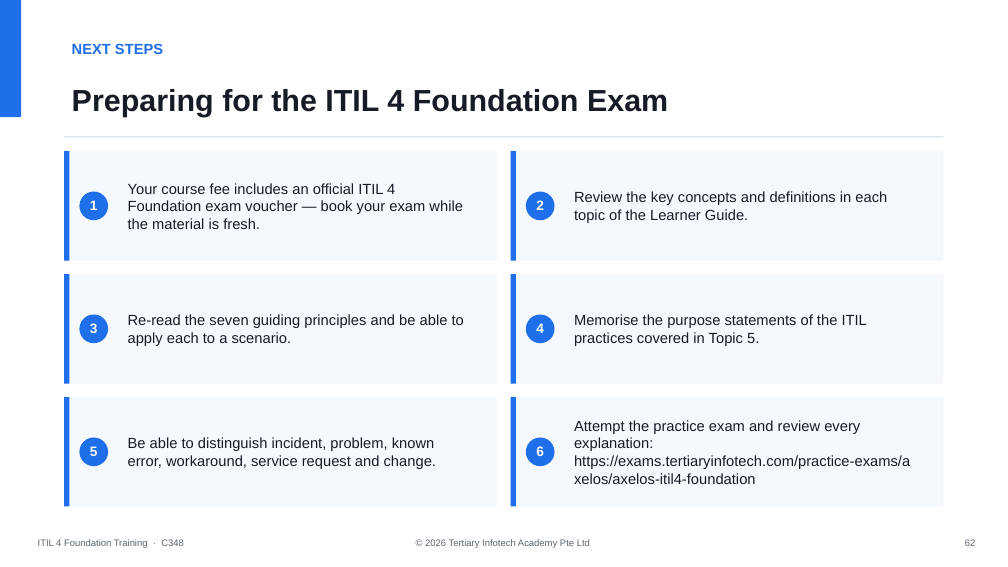
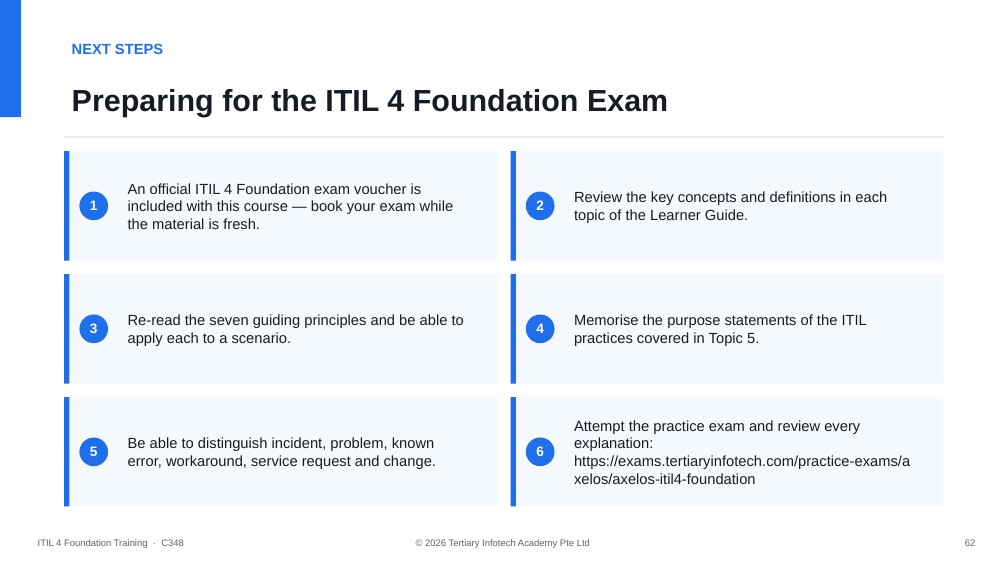
Before and after one commit to tertiarycourses/C348---ITIL-4-Foundation-Training, a slide deck: slide 63 of courseware/ITIL 4 Foundation Training-v1.0.pptx. Drawn at 1008x567 pixels with LibreOffice and Linux fonts; fonts in the diff are those of the drawing. Boxes give left, top, right and bottom in pixels: in the first picture for what was removed or moved away, otherwise in the second. Text is boxed around its words. In the diff, an @@ line names an element or a change of style, - is before the commit and + after.

```diff
--- a/courseware/ITIL 4 Foundation Training-v1.0.pptx
+++ b/courseware/ITIL 4 Foundation Training-v1.0.pptx
@@ text at (128, 183, 454, 229): text changed @@
-Your course fee includes an official ITIL 4 Foundation exam voucher — book your exam while the material is fresh.
+An official ITIL 4 Foundation exam voucher is included with this course — book your exam while the material is fresh.
```
Also in this commit, not shown: 6 other files.
